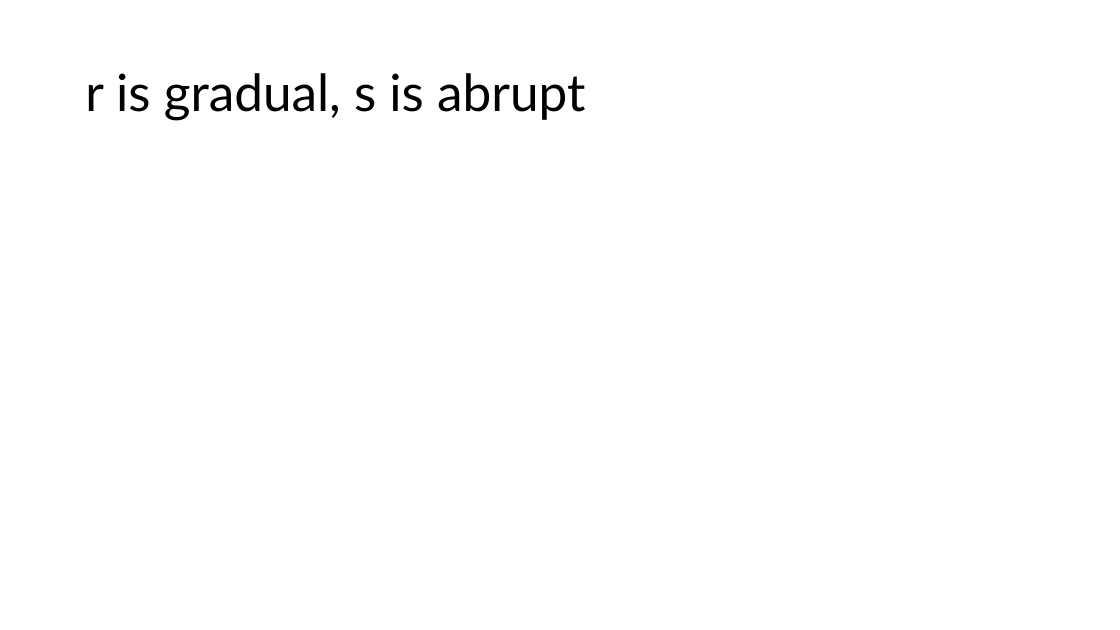
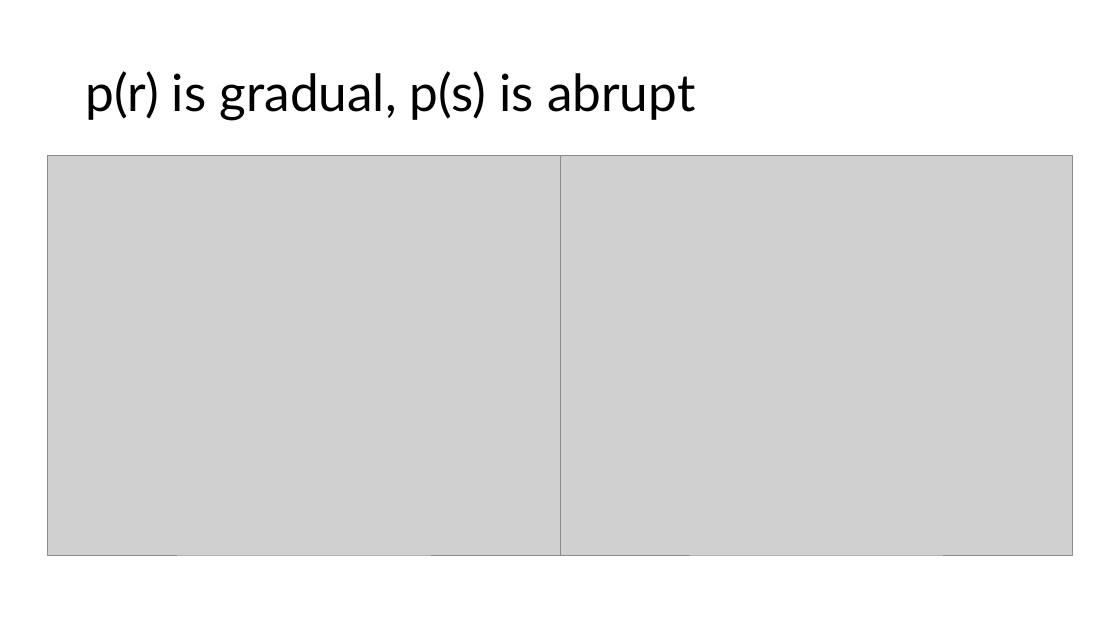
Before and after one commit to langemk/THEE-Coevolution-HGT, a slide deck: slide 4 of phage model week 3.pptx (slide 2 before the commit). Drawn at 1120x630 pixels with LibreOffice and Linux fonts; fonts in the diff are those of the drawing; grey boxes stand for pictures. Boxes give left, top, right and bottom in pixels: in the first picture for what was removed or moved away, otherwise in the second. Text is boxed around its words. In the diff, an @@ line names an element or a change of style, - is before the commit and + after.

```diff
--- a/phage model week 3.pptx
+++ b/phage model week 3.pptx
@@ title at (85, 71, 695, 120): text changed @@
-r is gradual, s is abrupt
+p(r) is gradual, p(s) is abrupt
@@ picture added at (48, 155, 560, 555) @@
@@ picture added at (560, 155, 1073, 555) @@
```
Also in this commit, not shown: 1 other slide changed, 3 slides added, 1 slide removed.
